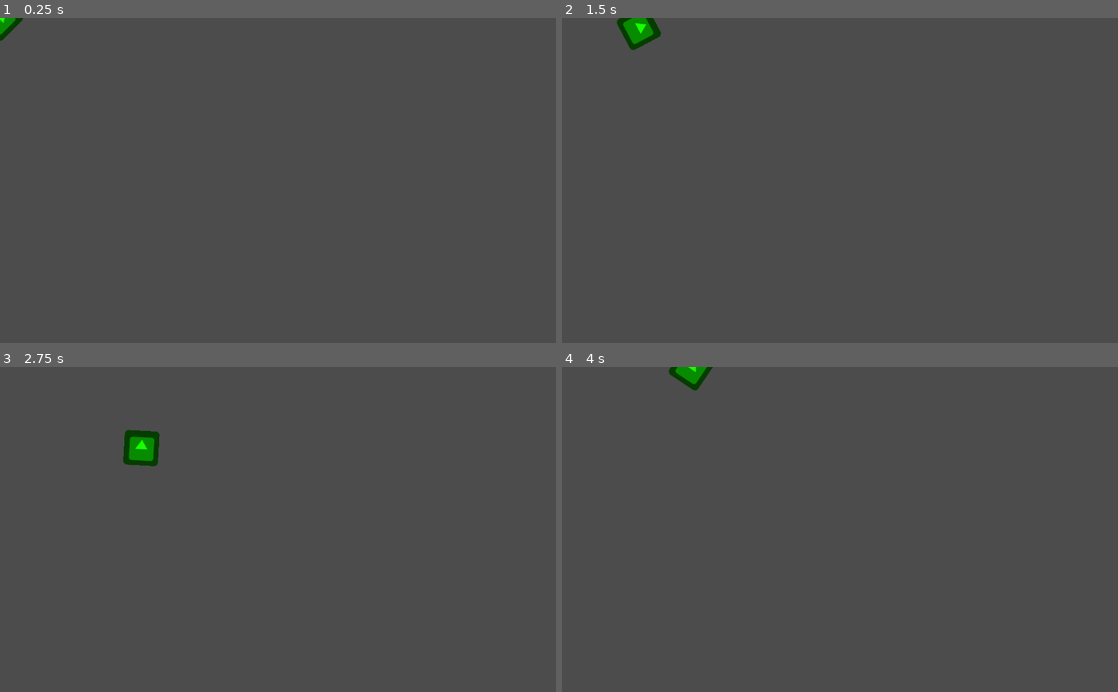
Above: before the commit, frames 1-4 (two rows, left to right).
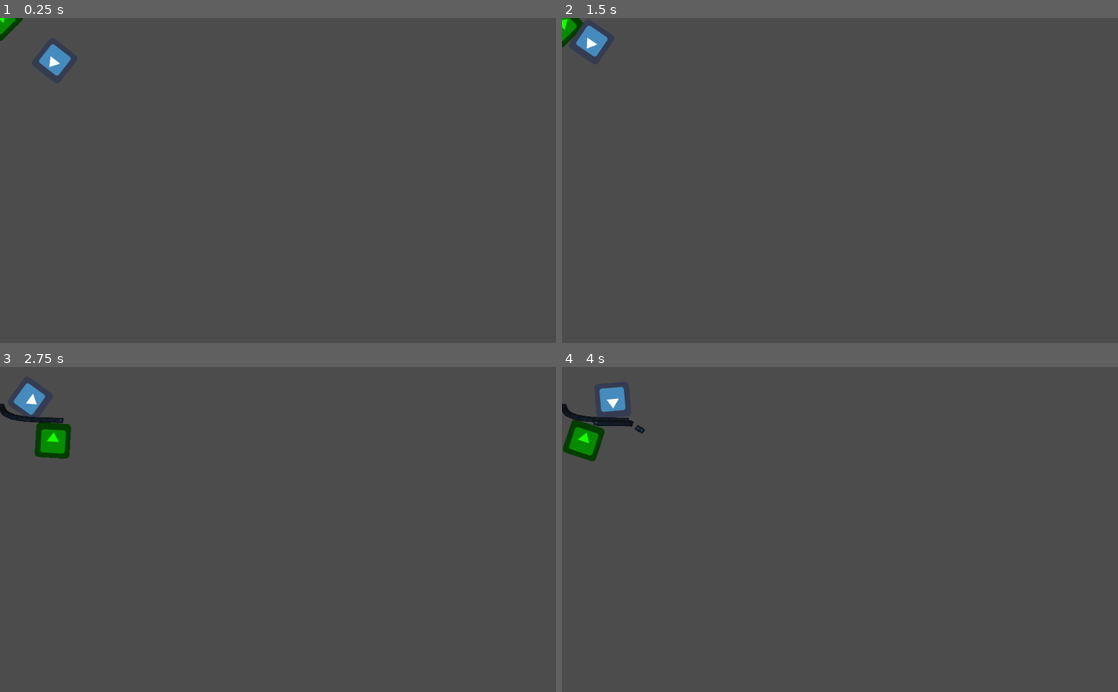
Above: after the commit, the same moments.

Repository: Jibby-Games/JibbyJam0
Game: Godot game, scene res://level.tscn
Two runs of this game, one before a commit and one after it. Both use one fixed random seed, a clock stepped at 60 frames per second and the inputs below. Before the commit the project starts from res://player.tscn. The engine's default icon, where the game draws it, is replaced by a stand-in: a white triangle on a blue panel in a dark square.
Inputs (mouse positions are in pixels of both pictures, inside the frame that each line leads up to):
- Up to frame 1 (0.25 s): no input
- Up to frame 2 (1.5 s): move the mouse to (962, 164) at 0.52 s; press the mouse at (962, 164) at 0.53 s; hold D (right) 0.53-1.28 s; move the mouse to (728, 196) at 1.27 s; release the mouse at (728, 196) at 1.28 s; hold S (down) from 1.28 s (still down); click (728, 196) at 1.35 s
- Up to frame 3 (2.75 s): move the mouse to (333, 458) at 2.02 s; release S (down) at 2.03 s; press the mouse at (333, 458) at 2.03 s; hold D (right) from 2.03 s (still down)
- Up to frame 4 (4 s): move the mouse to (812, 594) at 2.77 s; release D (right) at 2.78 s; release the mouse at (812, 594) at 2.78 s; hold W (up) 2.78-3.53 s; click (812, 594) at 2.85 s; move the mouse to (1006, 578) at 3.52 s; press the mouse at (1006, 578) at 3.53 s; hold A (left) from 3.53 s (still down)

The runs differ from the first frame. In frame 1, 0.3% of the frame differs, in the area x 7-13%, y 7-18%; in frame 2, 1.1%; in frame 3, 1.9%, in the area x 0-29%, y 4-31%; in frame 4, 1.7%.

Commit message:
add bullet

Diff:
--- /dev/null
+++ b/bullet.tscn
@@ -0,0 +1,18 @@
+[gd_scene load_steps=4 format=2]
+
+[ext_resource path="res://scripts/bullet.gd" type="Script" id=1]
+[ext_resource path="res://icon.png" type="Texture" id=2]
+
+[sub_resource type="CircleShape2D" id=1]
+radius = 5.0
+
+[node name="bullet" type="KinematicBody2D"]
+script = ExtResource( 1 )
+
+[node name="Sprite" type="Sprite" parent="."]
+modulate = Color( 0.278431, 0.278431, 0.278431, 1 )
+scale = Vector2( 0.15, 0.15 )
+texture = ExtResource( 2 )
+
+[node name="CollisionShape2D" type="CollisionShape2D" parent="."]
+shape = SubResource( 1 )
--- a/player.gd
+++ b/player.gd
@@ -3,6 +3,7 @@
 export var speed = 200
 export var friction = 0.01
 export var acceleration = 0.1
+export(PackedScene) var bullet = preload("res://bullet.tscn")
 
 var velocity = Vector2()
 
@@ -26,3 +27,12 @@
 	else:
 		velocity = lerp(velocity, Vector2.ZERO, friction)
 	velocity = move_and_slide(velocity)
+
+	if Input.is_action_pressed("shoot"):
+		shoot()
+
+
+func shoot():
+	var b = bullet.instance()
+	owner.add_child(b)
+	b.transform = $Muzzle.global_transform
--- a/player.tscn
+++ b/player.tscn
@@ -16,3 +16,6 @@
 modulate = Color( 0.101961, 1, 0, 1 )
 position = Vector2( -9.53674e-07, 0 )
 texture = ExtResource( 2 )
+
+[node name="Muzzle" type="Position2D" parent="."]
+position = Vector2( 12, -38 )
--- a/project.godot
+++ b/project.godot
@@ -11,7 +11,7 @@
 [application]
 
 config/name="JibbyJam0"
-run/main_scene="res://player.tscn"
+run/main_scene="res://level.tscn"
 config/icon="res://icon.png"
 
 [gui]
@@ -40,6 +40,11 @@
 "events": [ Object(InputEventKey,"resource_local_to_scene":false,"resource_name":"","device":0,"alt":false,"shift":false,"control":false,"meta":false,"command":false,"pressed":false,"scancode":0,"physical_scancode":68,"unicode":0,"echo":false,"script":null)
  ]
 }
+shoot={
+"deadzone": 0.5,
+"events": [ Object(InputEventMouseButton,"resource_local_to_scene":false,"resource_name":"","device":0,"alt":false,"shift":false,"control":false,"meta":false,"command":false,"button_mask":0,"position":Vector2( 0, 0 ),"global_position":Vector2( 0, 0 ),"factor":1.0,"button_index":1,"pressed":false,"doubleclick":false,"script":null)
+ ]
+}
 
 [layer_names]
 
--- /dev/null
+++ b/scripts/bullet.gd
@@ -0,0 +1,16 @@
+extends KinematicBody2D
+
+
+# Declare member variables here. Examples:
+# var a: int = 2
+# var b: String = "text"
+
+
+# Called when the node enters the scene tree for the first time.
+func _ready() -> void:
+	pass # Replace with function body.
+
+
+# Called every frame. 'delta' is the elapsed time since the previous frame.
+#func _process(delta: float) -> void:
+#	pass
